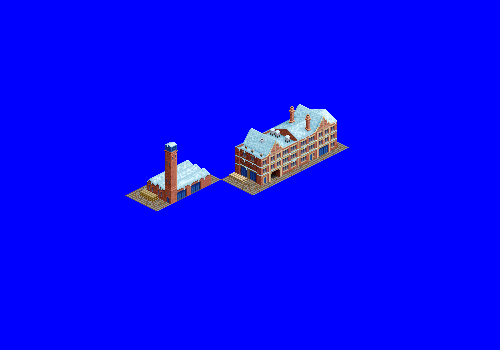
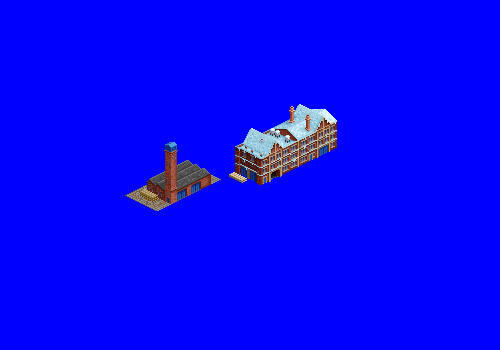
Layers edited between the first and the second w=500, h=350 image:
painted on "roof chimneys" over (259, 120, 331, 184)
removed layer "pitched roofs" from group "main building" over (242, 117, 332, 163)
painted on "building" over (235, 117, 337, 185)
hid group "Ground tiles copy" (3 layers) over (221, 132, 349, 195)
hid "snow" (2nd of 2, in "warehouse / tower") over (147, 142, 210, 190)
removed layer "tower" from group "warehouse / tower" over (164, 142, 178, 204)
painted on "warehouse" over (147, 142, 211, 204)
